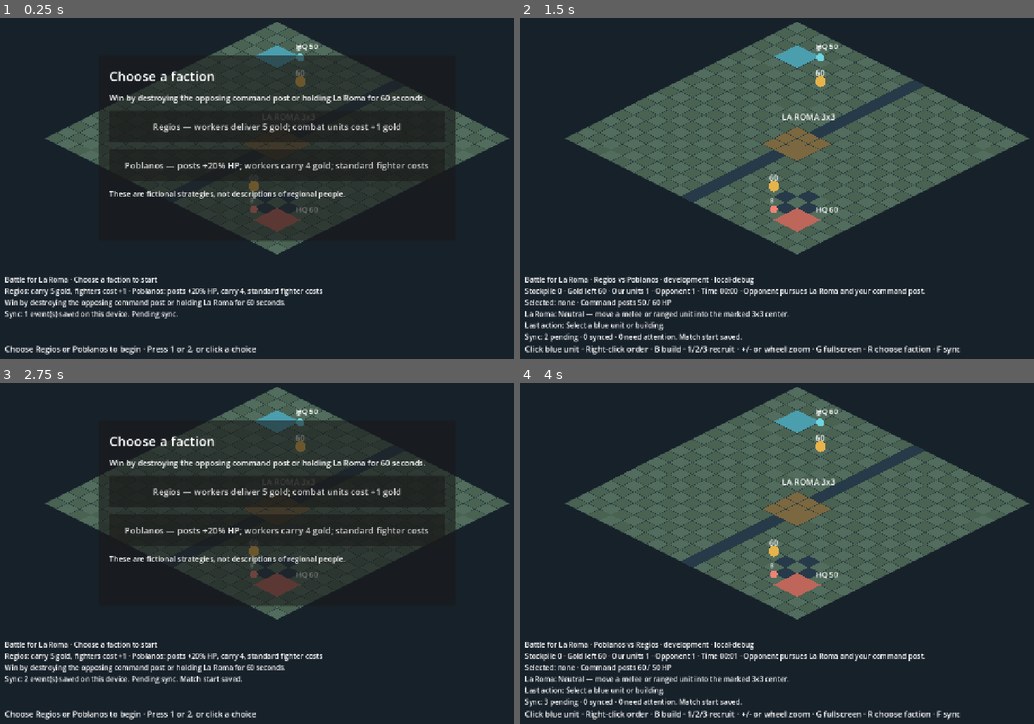
Above: before the commit, frames 1-4 (two rows, left to right).
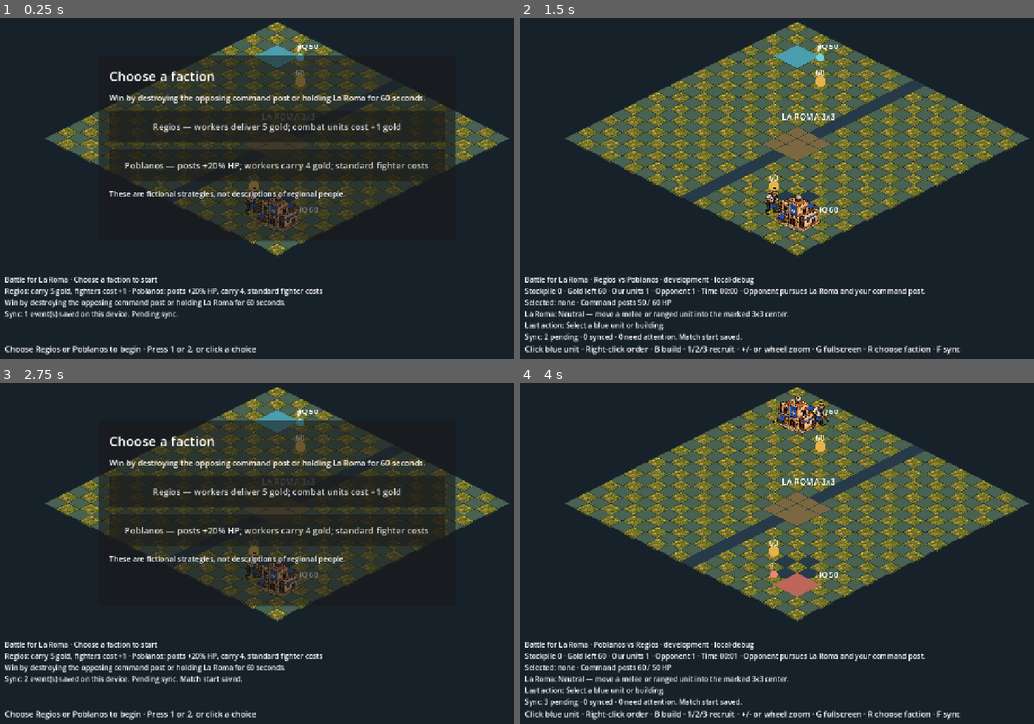
Above: after the commit, the same moments.

Repository: danybgoode/aomx
Game: Godot game, scene res://skirmish_main.tscn
Same seed, same stepped clock (60 frames per second), same inputs: the game is played once before the commit and once after it.
Inputs (mouse positions are in pixels of both pictures, inside the frame that each line leads up to):
- Up to frame 1 (0.25 s): no input
- Up to frame 2 (1.5 s): click "Regios — workers deliver 5 go…" at 0.5 s; tap Enter at 1.25 s; move the mouse to (920, 168) at 1.27 s; tap B at 1.35 s; click (920, 168) at 1.42 s
- Up to frame 3 (2.75 s): tap Space at 2 s; move the mouse to (164, 567) at 2.02 s; tap R at 2.1 s; click (164, 567) at 2.17 s
- Up to frame 4 (4 s): click "Poblanos — posts +20% HP, wor…" at 2.75 s; tap Enter at 3.5 s; move the mouse to (854, 475) at 3.52 s; tap T at 3.6 s; click (854, 475) at 3.67 s

The runs differ from the first frame. In frame 1, 3.7% of the frame differs, in the area x 11-97%, y 1-70%; in frame 2, 13%; in frame 3, 3.7%; in frame 4, 13%.

Commit message:
S1.2 integrate and inspect the art style pilot

Diff:
--- /dev/null
+++ b/game/art_catalog.gd
@@ -0,0 +1,28 @@
+extends RefCounted
+
+const MANIFEST_PATH := "res://assets/manifest.v0.1.json"
+
+var records: Dictionary = {}
+var textures: Dictionary = {}
+
+func load_manifest() -> void:
+	var source := FileAccess.get_file_as_string(MANIFEST_PATH)
+	assert(not source.is_empty(), "Art manifest is missing.")
+	var data: Variant = JSON.parse_string(source)
+	assert(data is Dictionary and data.get("schema_version", 0) == 1, "Art manifest schema mismatch.")
+	for record in data.assets:
+		var id: String = record.id
+		assert(not records.has(id), "Duplicate art asset: " + id)
+		records[id] = record
+		var texture: Resource = ResourceLoader.load(record.path)
+		assert(texture is Texture2D, "Missing art texture: " + record.path)
+		textures[id] = texture
+
+func texture(id: String) -> Texture2D:
+	assert(textures.has(id), "Unknown art asset: " + id)
+	return textures[id] as Texture2D
+
+func pivot(id: String) -> Vector2:
+	assert(records.has(id), "Unknown art asset: " + id)
+	var value: Array = records[id].pivot
+	return Vector2(float(value[0]), float(value[1]))
--- a/game/skirmish_main.gd
+++ b/game/skirmish_main.gd
@@ -3,6 +3,7 @@
 const Skirmish = preload("res://skirmish.gd")
 const FunnelOutbox = preload("res://funnel_outbox.gd")
 const AlphaConfig = preload("res://alpha_config.gd")
+const ArtCatalog = preload("res://art_catalog.gd")
 const TILE_W := 48.0
 const TILE_H := 24.0
 const ORIGIN := Vector2(640, 65)
@@ -13,6 +14,7 @@
 const ZOOM_STEP := 0.1
 
 var sim = Skirmish.new()
+var art = ArtCatalog.new()
 var outbox = FunnelOutbox.new()
 var choosing_faction := true
 var setup_panel: PanelContainer
@@ -37,6 +39,8 @@
 var invite_input: LineEdit
 
 func _ready() -> void:
+	art.load_manifest()
+	texture_filter = CanvasItem.TEXTURE_FILTER_NEAREST
 	outbox.game_version = Skirmish.GAME_VERSION
 	outbox.content_version = Skirmish.CONTENT_VERSION
 	outbox.queue_open_for_launch()
@@ -464,7 +468,10 @@
 				color = Color("7b6840") if sim.district_state in ["neutral", "reset"] else Color("3b8a96") if sim.district_state == "human_hold" else Color("a6564a") if sim.district_state == "computer_hold" else Color("89578c")
 			if tile == marker:
 				color = Color("7a9ccd")
-			draw_colored_polygon(_diamond(center), color)
+			if not sim._wall(tile) and not sim._in_district(tile) and (x + y) % 2 == 0:
+				draw_texture(art.texture("terrain_grass_0"), center - Vector2(24, 12))
+			else:
+				draw_colored_polygon(_diamond(center), color)
 			draw_polyline(_diamond(center) + PackedVector2Array([_diamond(center)[0]]), Color("283b40"), 1.0)
 	draw_string(ThemeDB.fallback_font, _tile_to_screen(Vector2i(10, 9)) + Vector2(-58, -38), "LA ROMA 3x3", HORIZONTAL_ALIGNMENT_CENTER, 116, 17, Color.WHITE)
 	for side in [Skirmish.HUMAN, Skirmish.COMPUTER]:
@@ -482,9 +489,13 @@
 		var color := Color("4b9ead") if e.side == Skirmish.HUMAN else Color("be665a")
 		if not e.complete:
 			color = Color("a89172")
-		for oy in range(2):
-			for ox in range(2):
-				draw_colored_polygon(_diamond(_tile_to_screen(e.pos + Vector2i(ox, oy))), color)
+		if e.kind == "command_post" and sim.factions[e.side] == Skirmish.POBLANOS:
+			var art_id := "building_command_post_blue"
+			draw_texture(art.texture(art_id), _tile_to_screen(e.pos) + Vector2(0, 36) - art.pivot(art_id))
+		else:
+			for oy in range(2):
+				for ox in range(2):
+					draw_colored_polygon(_diamond(_tile_to_screen(e.pos + Vector2i(ox, oy))), color)
 		var center := _tile_to_screen(e.pos + Vector2i(1, 0)) + Vector2(0, -16)
 		draw_string(ThemeDB.fallback_font, center, "%s %d" % ["HQ" if e.kind == "command_post" else "POST", maxi(0, e.hp)], HORIZONTAL_ALIGNMENT_CENTER, 75, 15, Color.WHITE)
 		if id == selected_id:
@@ -495,7 +506,10 @@
 			continue
 		var center := _tile_to_screen(e.pos) + Vector2(0, -10)
 		var color := Color("6dd4df") if e.side == Skirmish.HUMAN else Color("ef8272")
-		if e.kind == "worker":
+		if e.kind == "worker" and sim.factions[e.side] == Skirmish.POBLANOS:
+			var art_id := "unit_worker_blue"
+			draw_texture(art.texture(art_id), _tile_to_screen(e.pos) - art.pivot(art_id))
+		elif e.kind == "worker":
 			draw_circle(center, 8, color)
 		elif e.kind == "melee":
 			draw_rect(Rect2(center - Vector2(8, 8), Vector2(16, 16)), color)
Not shown, added: game/art_catalog.gd.uid
